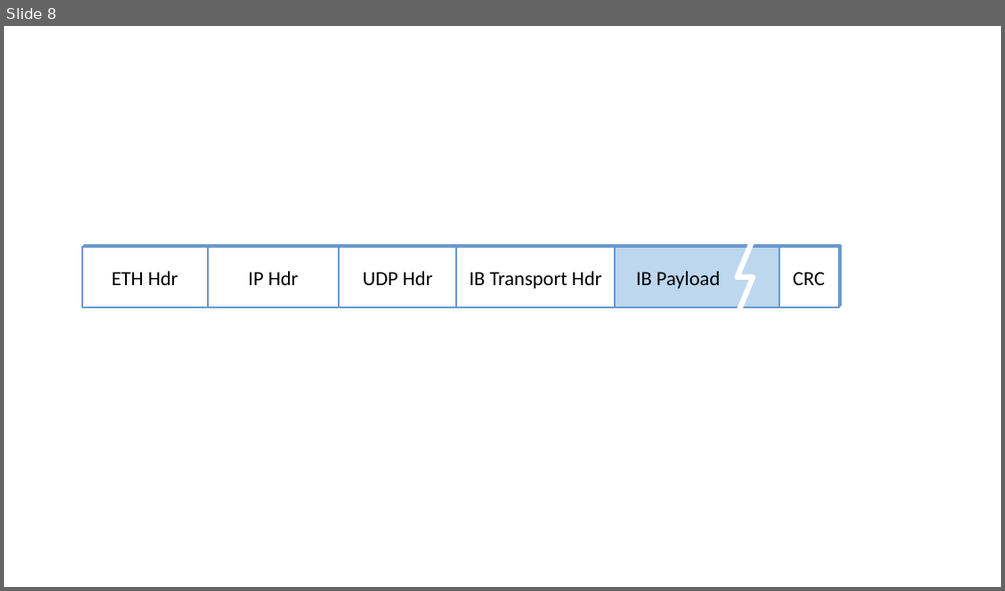
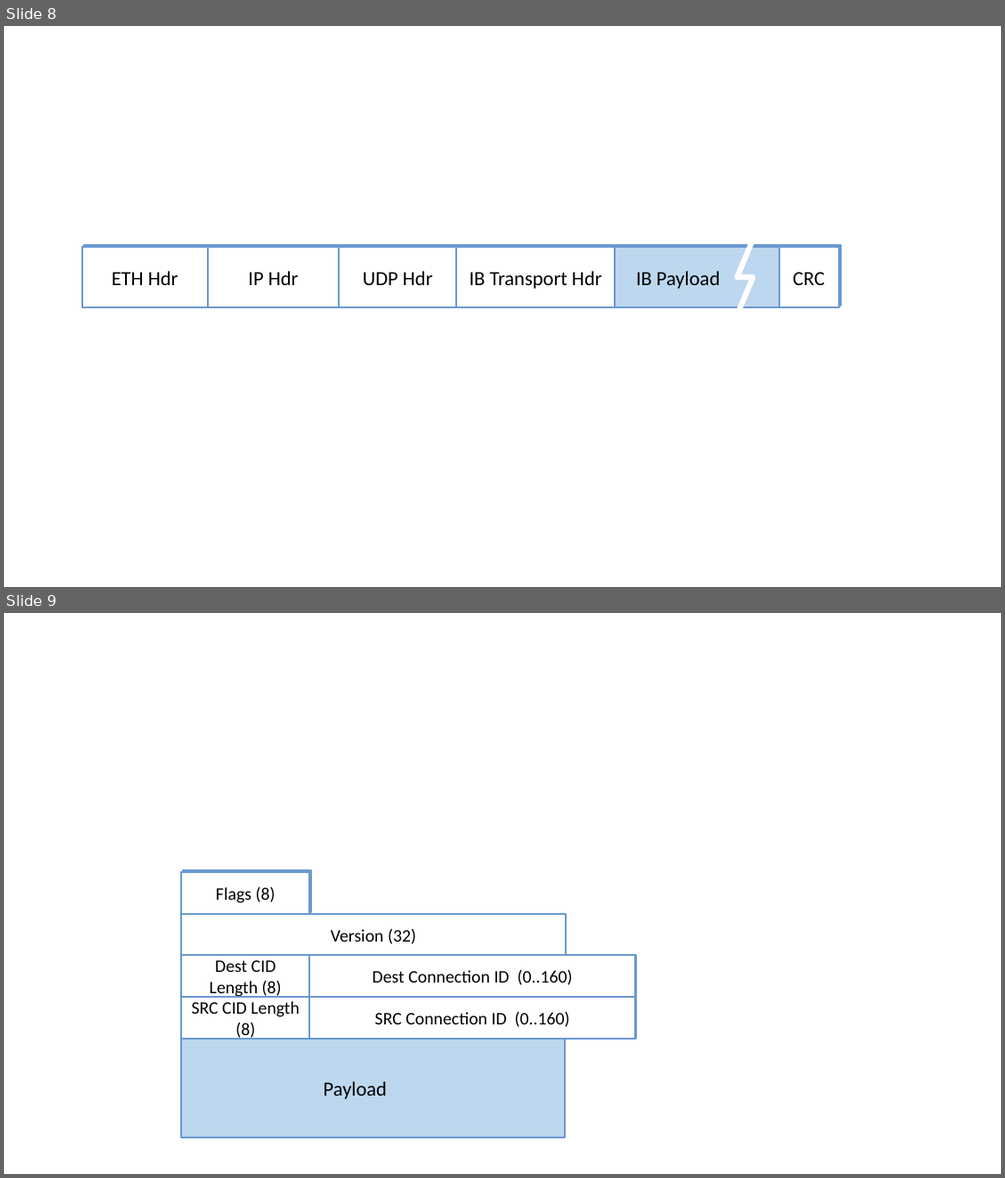
Before and after one commit to SystemsApproach/7E, a slide deck: message/figures/message.odp. Shown one above the other, each under a label of ours: slide 8 before the commit, slides 8 and 9 after it. The pictures are 1005x591 and 1005x1178 pixels, drawn with LibreOffice and Linux fonts; fonts in the diff are those of the drawing. Boxes give left, top, right and bottom in pixels: in the first picture for what was removed or moved away, otherwise in the second. Text is boxed around its words. In the diff, an @@ line names an element or a change of style, - is before the commit and + after.

```diff
--- a/message/figures/message.odp
+++ b/message/figures/message.odp
@@ slide 9 added at <box>4,613,1001,1174</box>, background #FFFFFF @@
@@ line added from (753, 827) to (737, 865), #FFFFFF 4.31 pt @@
@@ line added from (753, 865) to (737, 901), #FFFFFF 4.31 pt @@
@@ line added from (753, 865) to (737, 865), #FFFFFF 4.31 pt @@
@@ group added at <box>181,873,636,1137</box>: 8 rectangles @@
+Payload
+Flags (8)
+Version (32)
+Dest CID Length (8)
+Dest Connection ID (0..160)
+SRC CID Length (8)
+SRC Connection ID (0..160)
```
Also in this commit, not shown: 2 other slides added, 5 other files.
